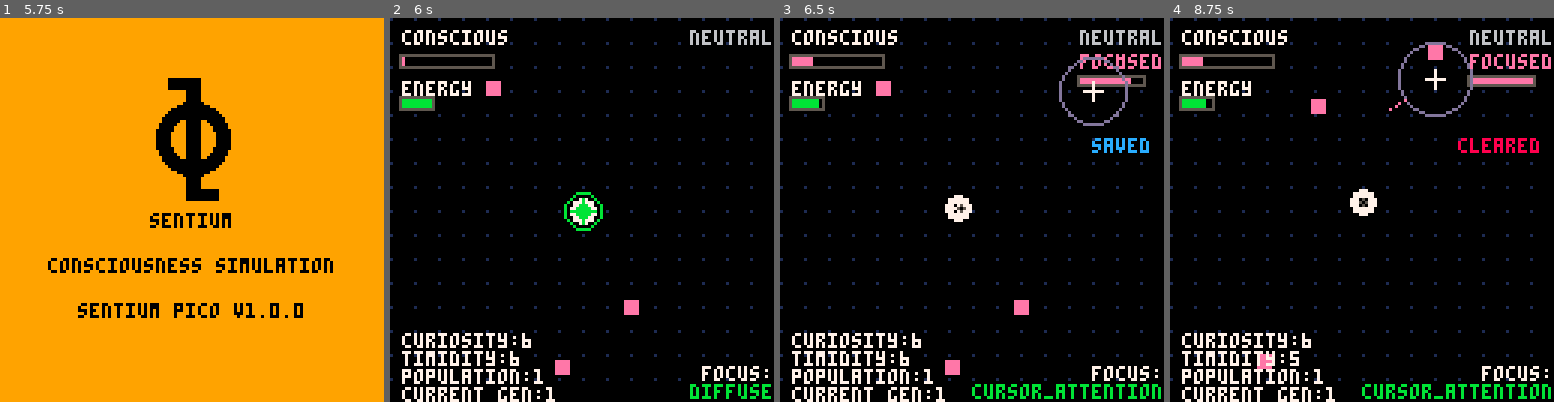
Above: before the commit, frames 1-4 (left to right).
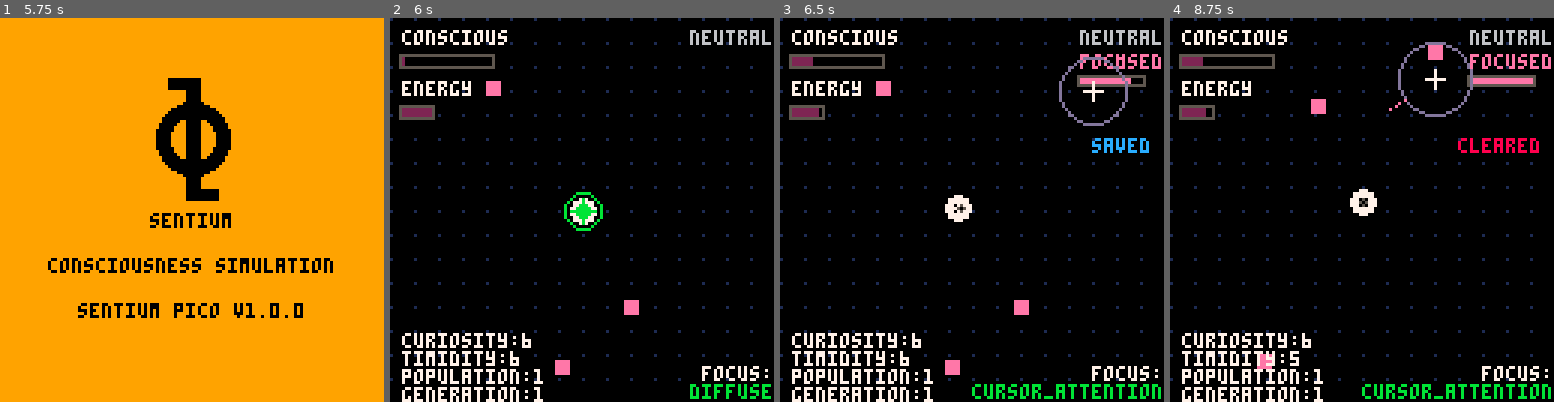
Above: after the commit, the same moments.

Repository: lopanapol/sentium-pico
Game: PICO-8 cartridge sentium-pico.p8
The game is run twice, just before and just after one commit, with the same random seed, the same clock (stepped at 60 frames per second) and the same inputs.
Inputs (mouse positions are in pixels of both pictures, inside the frame that each line leads up to):
- Up to frame 1 (5.75 s): tap X (X key) at 0.33, 1.07, 1.85, 2.97, 4.08, 5.2 s; click (280, 121) at 0.67 s; tap O (Z key) at 0.7, 1.7, 2.1, 2.5, 2.9, 3.3, 3.7, 4.1, 4.5, 4.9, 5.3, 5.7 s; click (46, 267) at 1.22 s; click (107, 114) at 1.77 s; click (172, 259) at 2.32 s; click (234, 106) at 2.87 s; click (295, 256) at 3.42 s; click (61, 102) at 3.97 s; click (122, 248) at 4.52 s; click (184, 94) at 5.07 s; click (249, 244) at 5.62 s
- Up to frame 2 (6 s): no input
- Up to frame 3 (6.5 s): tap O (Z key) at 6.1 s; click (1091, 90) at 6.17 s; tap X (X key) at 6.32 s
- Up to frame 4 (8.75 s): tap O (Z key) every 0.4 s from 6.5 to 8.5 s; click (1246, 236) at 6.72 s; click (1308, 83) at 7.27 s; tap X (X key) at 7.43, 8.55 s; click (1369, 229) at 7.82 s; click (1434, 79) at 8.37 s

Frame 1 is identical in both runs. In frame 2, 1.0% of the frame differs, in the area x 2-43%, y 10-100%; in frame 3, 1.0%; in frame 4, 1.0%.

Commit message:
Update UI colors and labels in draw_ui function for clarity

Diff:
--- a/sentium-pico.p8
+++ b/sentium-pico.p8
@@ -850,16 +850,16 @@
   }
   print("conscious", 4, 4, 7)
   local phi_bar_width = min(30, flr(primary_pixel.consc_level * 30))
-  rectfill(4, 13, 4 + phi_bar_width, 15, 14)
+  rectfill(4, 13, 4 + phi_bar_width, 15, 2)
   rect(3, 12, 34, 16, 5)
   print("energy", 4, 21, 7)
   local energy_bar_width = min(10, primary_pixel.energy/10)
-  rectfill(4, 27, 4 + energy_bar_width, 29, 11)
-  rect(3, 26, 14, 30, 5)
+  rectfill(4, 30, 4 + energy_bar_width, 32, 2)
+  rect(3, 29, 14, 33, 5)
   print("curiosity:"..flr(primary_pixel.personality.curiosity*10), 4, 105, 7)
   print("timidity:"..flr(primary_pixel.personality.timidity*10), 4, 111, 7)
   print("population:"..#pixels, 4, 117, 7)
-  print("current gen:"..cur_gen, 4, 123, 7)
+  print("generation:"..cur_gen, 4, 123, 7)
   local gen_counts = {}
   for pixel in all(pixels) do
     gen_counts[pixel.generation] = (gen_counts[pixel.generation] or 0) + 1
